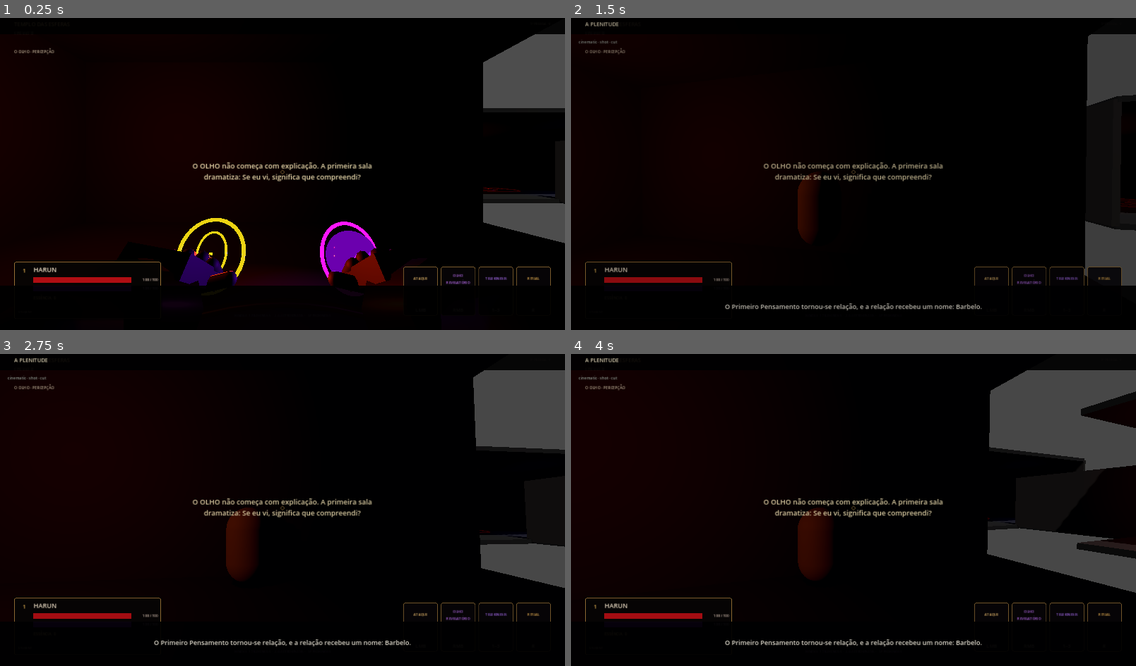
Above: before the commit, frames 1-4 (two rows, left to right).
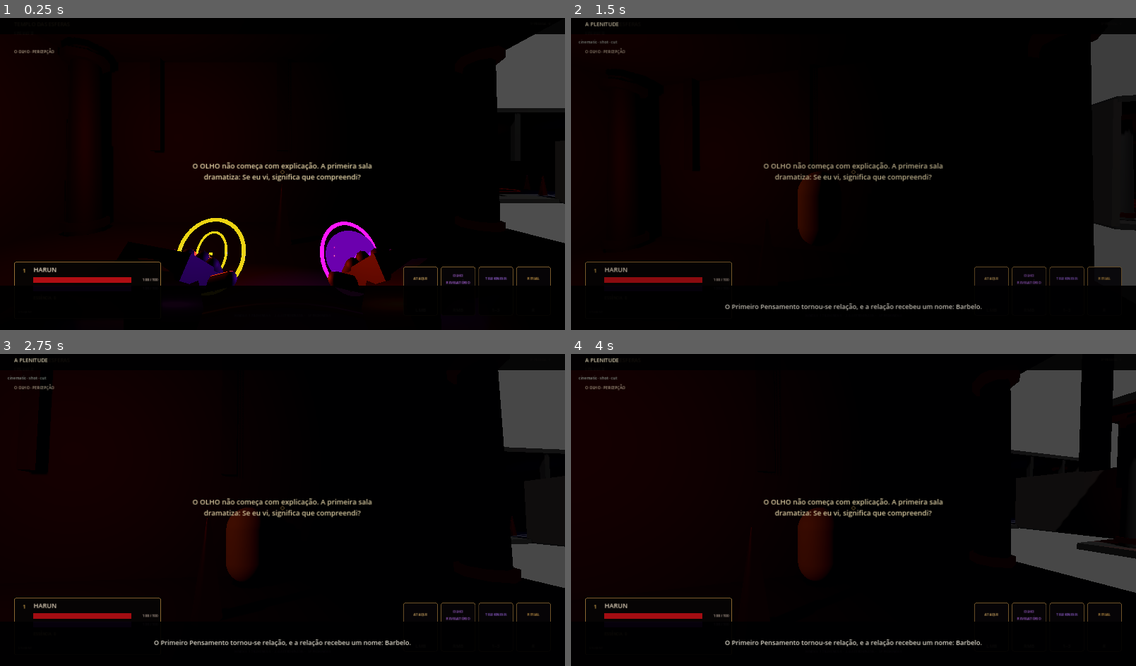
Above: after the commit, the same moments.

Repository: neuralSynapse/societaselectorum
Game: Godot game, scene res://scenes/boot/Main.tscn
The game is run twice, just before and just after one commit, with the same random seed, the same clock (stepped at 60 frames per second) and the same inputs.
Inputs (mouse positions are in pixels of both pictures, inside the frame that each line leads up to):
- Up to frame 1 (0.25 s): no input
- Up to frame 2 (1.5 s): tap Enter (ui_accept) at 0.5 s; move the mouse to (881, 170) at 0.52 s; hold V (camera_toggle) 0.53-1.28 s; hold W (move_forward) from 0.53 s (still down); tap Space (jump) at 0.77 s; move the mouse to (825, 174) at 1.27 s; tap C (consume) at 1.35 s
- Up to frame 3 (2.75 s): keep holding W (move_forward); tap Space (jump) at 1.52 s; move the mouse to (293, 500) at 2.02 s; hold Q (dodge) from 2.03 s (still down)
- Up to frame 4 (4 s): keep holding W (move_forward); move the mouse to (847, 513) at 2.77 s; release Q (dodge) at 2.78 s; tap R (instrument) at 2.85 s; tap Space (jump) at 3.02, 3.77 s; move the mouse to (893, 510) at 3.52 s; hold E (interact) from 3.53 s (still down)

The runs differ from the first frame. In frame 1, 0.7% of the frame differs, in the area x 49-99%, y 10-68%; in frame 2, 0.4%; in frame 3, 1.8%; in frame 4, 3.2%, in the area x 31-100%, y 5-67%.

Commit message:
feat: add procedural gothic room dressing without changing collisions

Diff:
--- a/game/chronica-harun/scripts/generation/RoomShell.gd
+++ b/game/chronica-harun/scripts/generation/RoomShell.gd
@@ -9,6 +9,7 @@
 var cleared := false
 
 func _ready() -> void:
+    _build_gothic_dressing()
     var trigger := get_node_or_null("EncounterTrigger") as Area3D
     if trigger:
         trigger.body_entered.connect(_on_body_entered)
@@ -30,3 +31,82 @@
 func mark_cleared() -> void:
     cleared = true
     set_locked(false)
+
+func _build_gothic_dressing() -> void:
+    if has_node("GothicDressing"):
+        return
+    var dressing := Node3D.new()
+    dressing.name = "GothicDressing"
+    add_child(dressing)
+
+    var stone := StandardMaterial3D.new()
+    stone.albedo_color = Color(0.045, 0.035, 0.032, 1.0)
+    stone.metallic = 0.16
+    stone.roughness = 0.78
+
+    var bronze := StandardMaterial3D.new()
+    bronze.albedo_color = Color(0.20, 0.075, 0.024, 1.0)
+    bronze.metallic = 0.82
+    bronze.roughness = 0.30
+    bronze.emission_enabled = true
+    bronze.emission = Color(0.16, 0.025, 0.006, 1.0)
+    bronze.emission_energy_multiplier = 0.32
+
+    for position in [Vector3(-4.15, 2.0, -4.15), Vector3(4.15, 2.0, -4.15), Vector3(-4.15, 2.0, 4.15), Vector3(4.15, 2.0, 4.15)]:
+        _add_pillar(dressing, position, stone, bronze)
+
+    for x in [-3.05, 0.0, 3.05]:
+        _add_wall_rib(dressing, Vector3(x, 3.0, -4.78), Vector3(0.26, 2.25, 0.18), stone)
+        _add_wall_rib(dressing, Vector3(x, 3.0, 4.78), Vector3(0.26, 2.25, 0.18), stone)
+    for z in [-3.05, 0.0, 3.05]:
+        _add_wall_rib(dressing, Vector3(-4.78, 3.0, z), Vector3(0.18, 2.25, 0.26), stone)
+        _add_wall_rib(dressing, Vector3(4.78, 3.0, z), Vector3(0.18, 2.25, 0.26), stone)
+
+    _add_ritual_spires(dressing, bronze)
+
+func _add_pillar(parent: Node3D, position: Vector3, stone: Material, bronze: Material) -> void:
+    var shaft := MeshInstance3D.new()
+    shaft.position = position
+    var shaft_mesh := CylinderMesh.new()
+    shaft_mesh.top_radius = 0.24
+    shaft_mesh.bottom_radius = 0.31
+    shaft_mesh.height = 3.85
+    shaft_mesh.radial_segments = 8
+    shaft.mesh = shaft_mesh
+    shaft.material_override = stone
+    parent.add_child(shaft)
+
+    for y in [-1.72, 1.72]:
+        var collar := MeshInstance3D.new()
+        collar.position = position + Vector3(0, y, 0)
+        var collar_mesh := CylinderMesh.new()
+        collar_mesh.top_radius = 0.38
+        collar_mesh.bottom_radius = 0.38
+        collar_mesh.height = 0.16
+        collar_mesh.radial_segments = 8
+        collar.mesh = collar_mesh
+        collar.material_override = bronze
+        parent.add_child(collar)
+
+func _add_wall_rib(parent: Node3D, position: Vector3, size: Vector3, material: Material) -> void:
+    var rib := MeshInstance3D.new()
+    rib.position = position
+    var mesh := BoxMesh.new()
+    mesh.size = size
+    rib.mesh = mesh
+    rib.material_override = material
+    parent.add_child(rib)
+
+func _add_ritual_spires(parent: Node3D, bronze: Material) -> void:
+    var points := [Vector3(-3.45, 0.62, 0), Vector3(3.45, 0.62, 0), Vector3(0, 0.62, -3.45), Vector3(0, 0.62, 3.45)]
+    for point in points:
+        var spire := MeshInstance3D.new()
+        spire.position = point
+        var cone := CylinderMesh.new()
+        cone.top_radius = 0.02
+        cone.bottom_radius = 0.16
+        cone.height = 1.05
+        cone.radial_segments = 8
+        spire.mesh = cone
+        spire.material_override = bronze
+        parent.add_child(spire)
